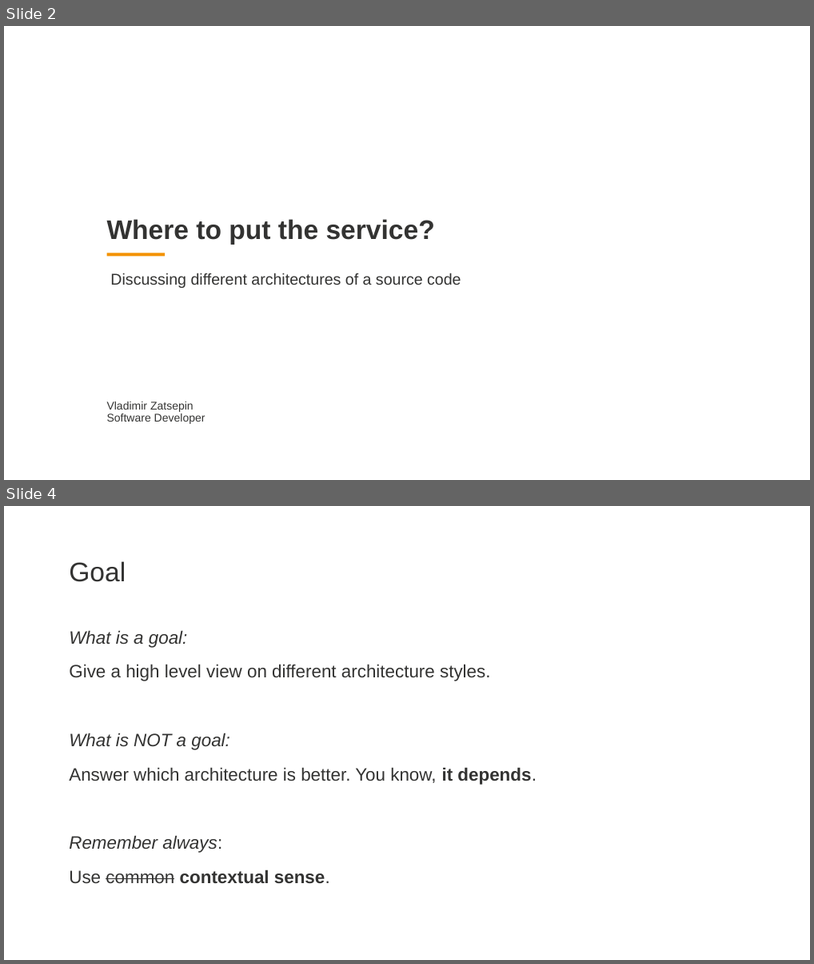
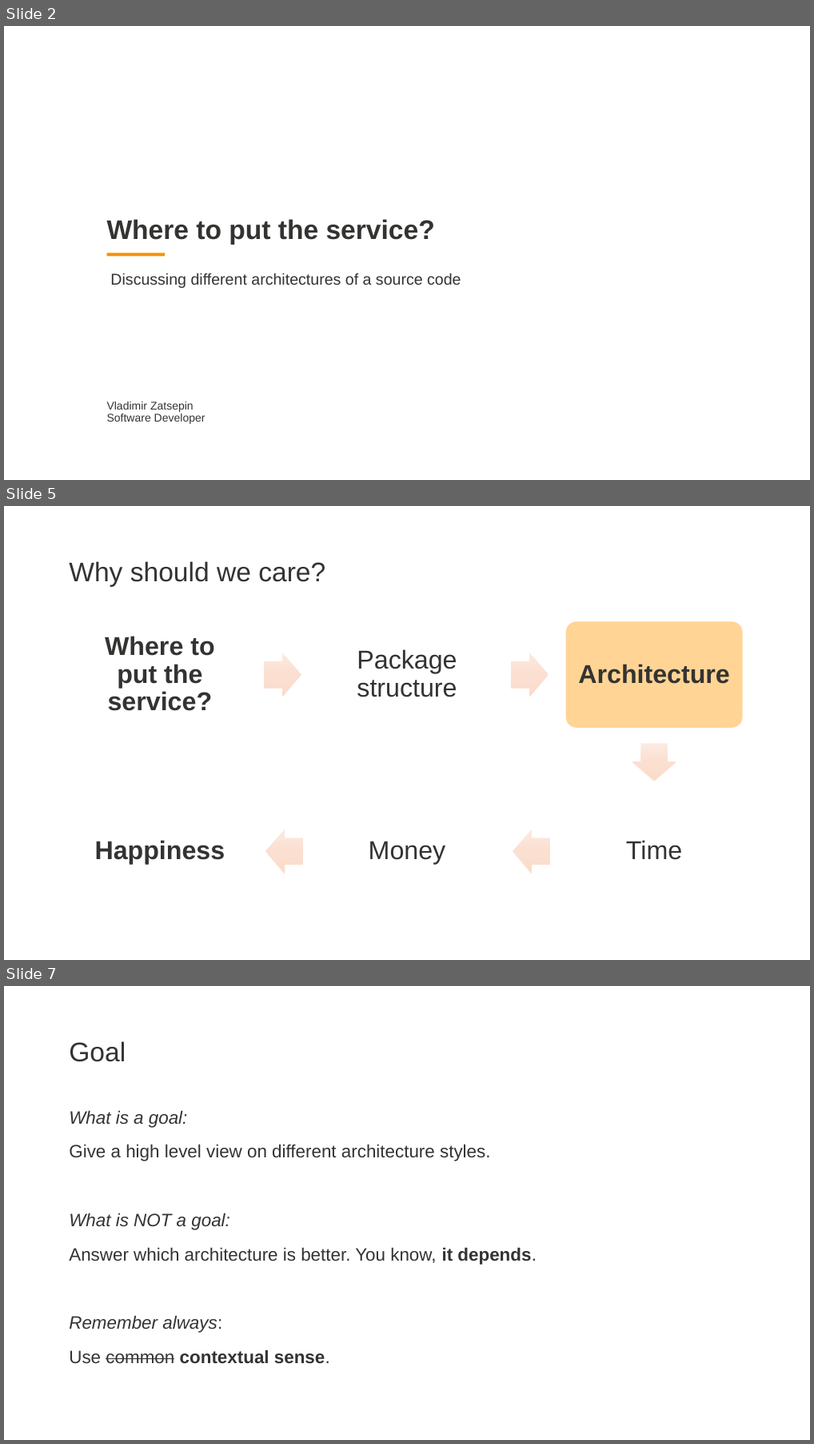
Before and after one commit to zatsepinvl/where-to-put-the-service, a slide deck: Where to put the service.pptm. Shown one above the other, each under a label of ours: slides 2 and 4 before the commit, slides 2, 5 and 7 after it; the slides between them are not shown. The pictures are 814x964 and 814x1444 pixels, drawn with LibreOffice and Linux fonts; fonts in the diff are those of the drawing; background and template pictures are left out. Boxes give left, top, right and bottom in pixels: in the first picture for what was removed or moved away, otherwise in the second. Text is boxed around its words. In the diff, an @@ line names an element or a change of style, - is before the commit and + after.

```diff
--- a/Where to put the service.pptm
+++ b/Where to put the service.pptm
@@ slide 5 added at (4,506,810,960), background #FFFFFF @@
@@ title added at (69,561,326,586), 48 pt, text #333332 @@
+Why should we care?
@@ group added at (72,621,742,904): 6 texts, 5 right arrows, 5 rounded rectangles @@
+Where to put the service?
+Package structure
+Architecture
+Time
+Money
+Happiness
@@ what was slide 4 is now slide 7 @@
```
Also in this commit, not shown: 5 slides changed, 5 other slides added, 2 slides removed, 12 other files.
